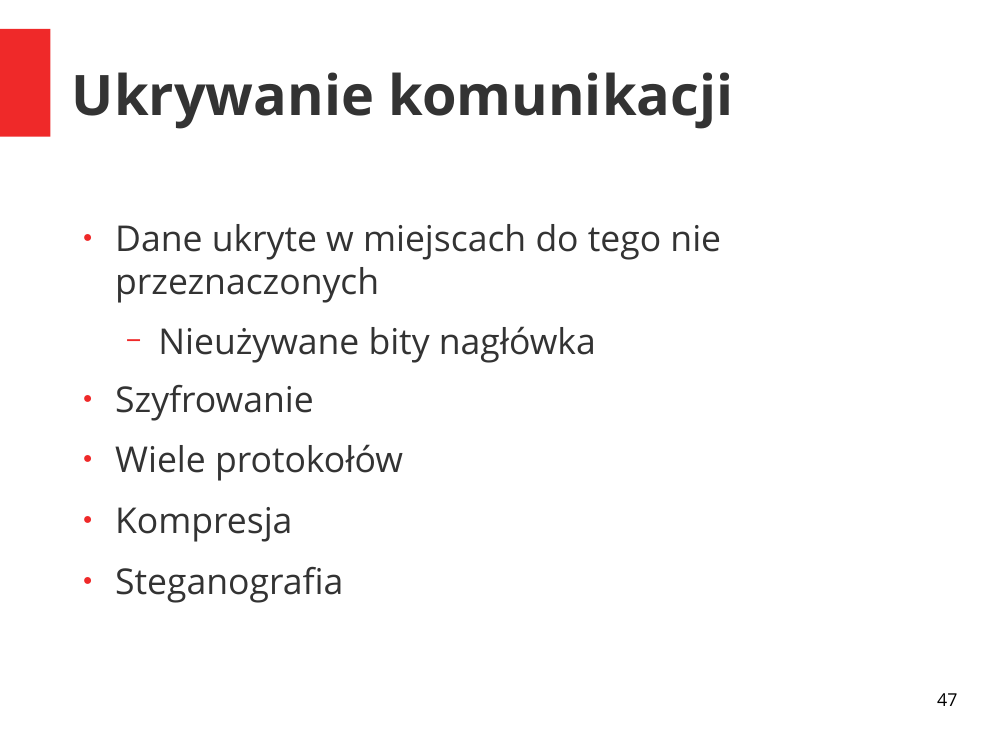
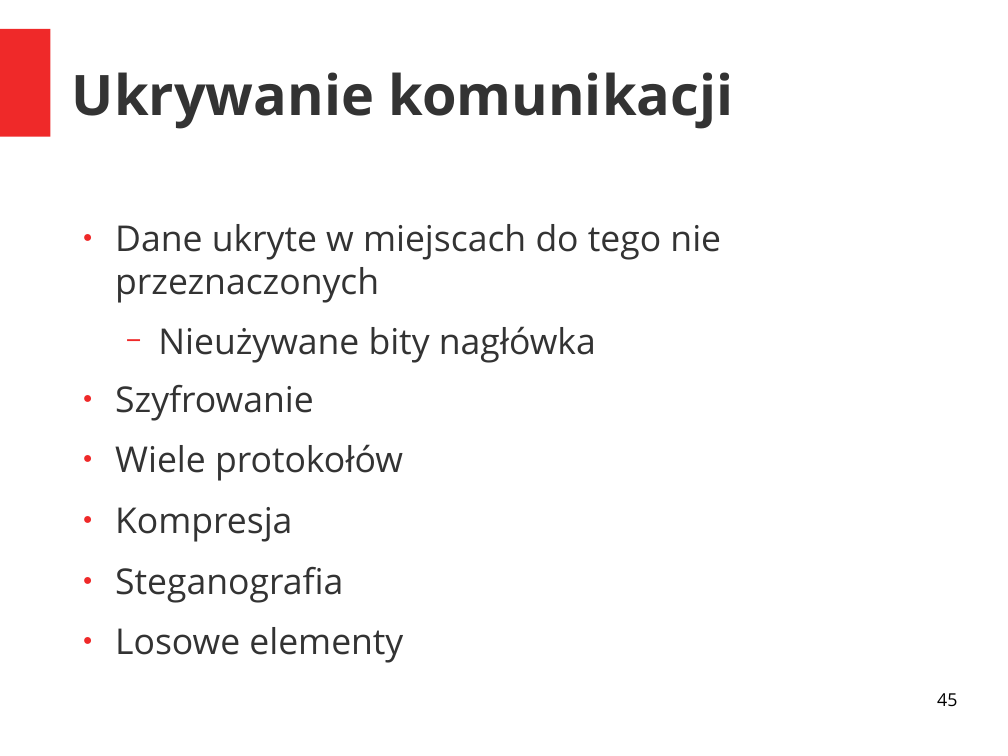
Before and after one commit to grzegorznowacki/Botnets, a slide deck: slide 45 of prezentacja.odp (slide 47 before the commit). Drawn at 1008x756 pixels with LibreOffice and Linux fonts; fonts in the diff are those of the drawing. Boxes give left, top, right and bottom in pixels: in the first picture for what was removed or moved away, otherwise in the second. Text is boxed around its words. In the diff, an @@ line names an element or a change of style, - is before the commit and + after.

```diff
--- a/prezentacja.odp
+++ b/prezentacja.odp
@@ text at bbox=[115, 627, 403, 663]: paragraph added @@
+● Losowe elementy
@@ page number at bbox=[937, 693, 957, 706]: text changed @@
-47
+45
```
Also in this commit, not shown: 8 other slides changed, 2 slides removed.
